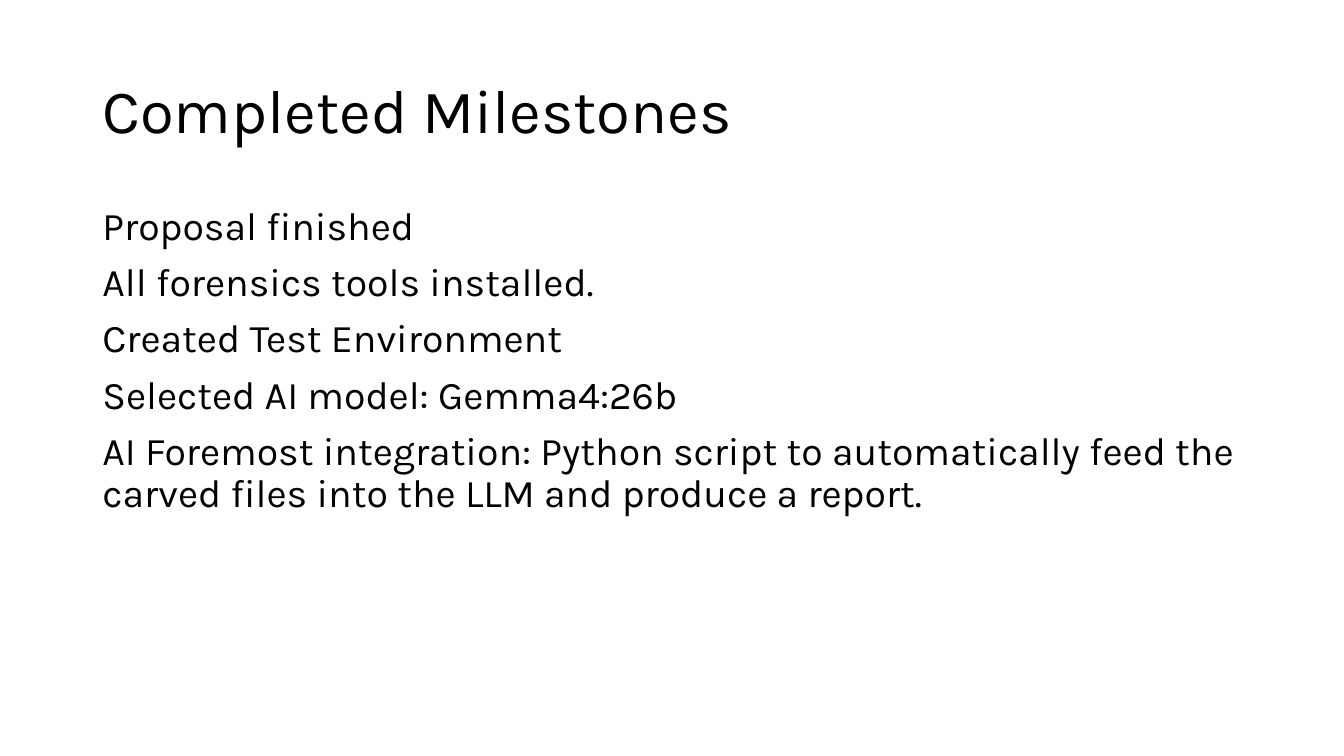
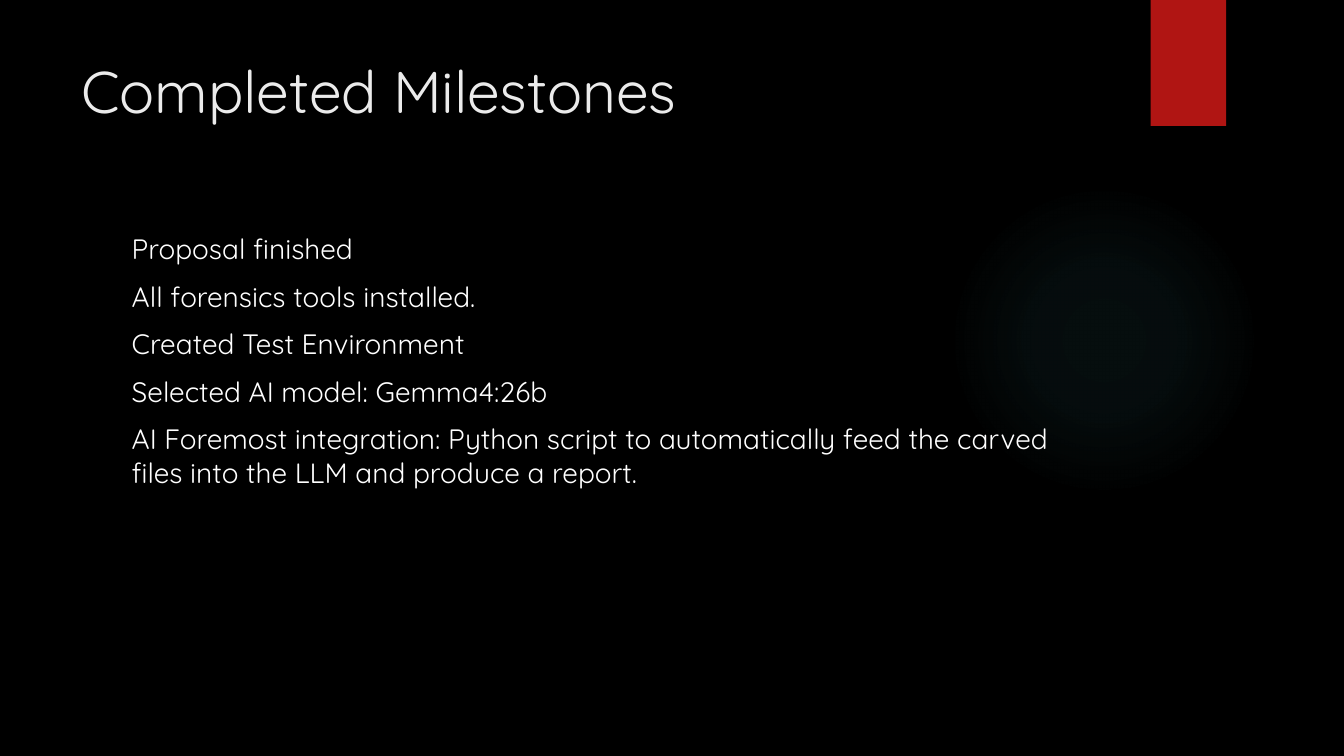
Before and after one commit to DavidSushames/BHB-Capstone, a slide deck: slide 4 of Mid Project Presentation.pptx (slide 3 before the commit). Drawn at 1344x756 pixels with LibreOffice and Linux fonts; fonts in the diff are those of the drawing; background and template pictures are left out. Boxes give left, top, right and bottom in pixels: in the first picture for what was removed or moved away, otherwise in the second. Text is boxed around its words. In the diff, an @@ line names an element or a change of style, - is before the commit and + after.

```diff
--- a/Mid Project Presentation.pptx
+++ b/Mid Project Presentation.pptx
@@ background #FFFFFF to picture (left out) @@
@@ rectangle added at (1150,0,1226,126), fill #B01513 @@
@@ title "Completed Milestones": place and size @@
-title "Completed Milestones" at (102,90,732,148)
+title "Completed Milestones" at (81,69,676,125)
@@ title "Completed Milestones" at (81,69,676,125): size 44 to 42 pt, font Karla to Quicksand, text colour #000000 to #EBEBEB; line spacing 0.9 to 1; vertical alignment middle to top @@
@@ ellipse added at (949,185,1259,495), fill gradient #50B9C1 @@
@@ text "Proposal finished": place and size @@
-text "Proposal finished" at (102,213,1233,517)
+text "Proposal finished" at (132,238,1048,489)
@@ text "Proposal finished" at (132,238,1048,489): size 28 to 20 pt, font Karla to Quicksand, text colour #000000 to #FFFFFF; line spacing 0.9 to 1 @@
```
Also in this commit, not shown: 5 other slides changed, 2 slides added, 8 other files.
